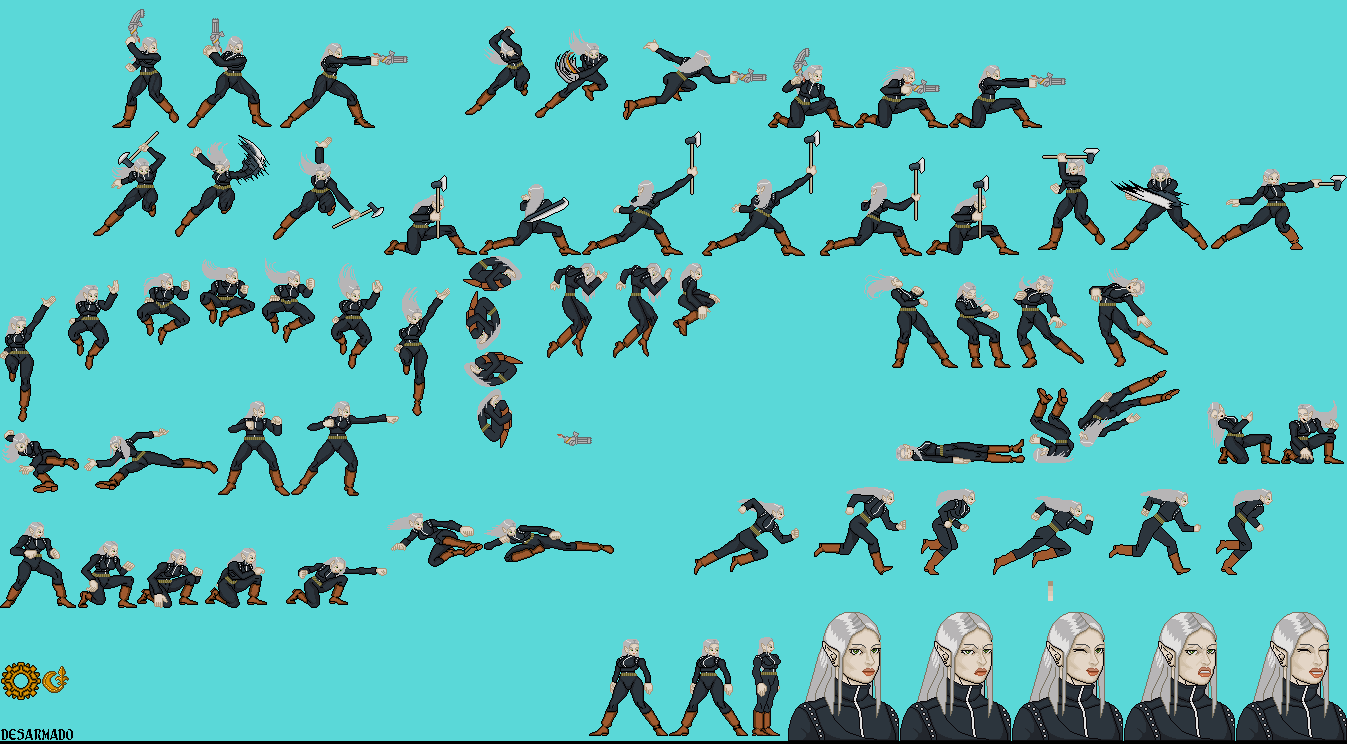
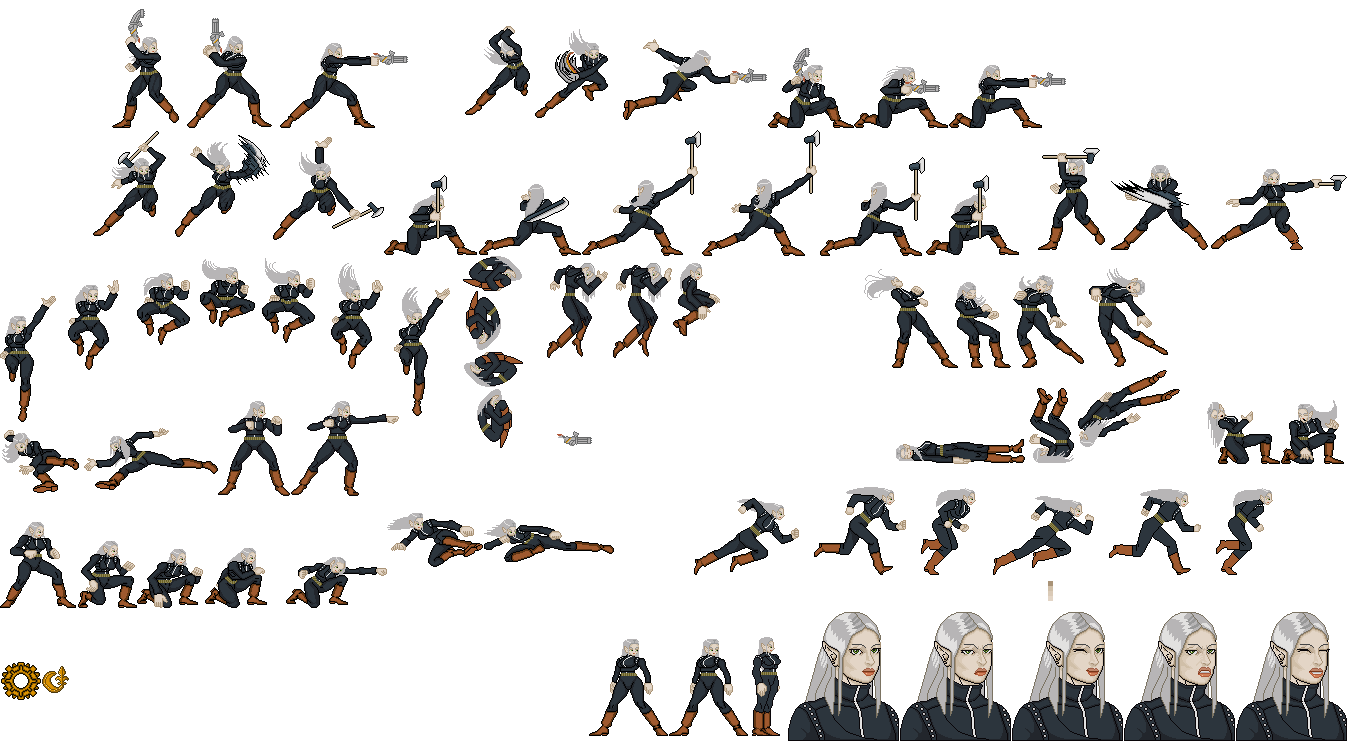
Comparing the layer stacks of the two 1347 x 744 images. Changes:
painted on "arma Mescladas" (1st of 15, in "Usando metralhadora") over [428, 0, 940, 128]
painted on "arma Mescladas" (2nd of 15, in "Usando metralhadora") over [748, 0, 1132, 192]
painted on "arma Mescladas" (3rd of 15, in "Usando metralhadora") over [44, 0, 428, 192]
painted on "arma Mescladas" (4th of 15, in "Usando machado") over [0, 128, 1347, 256]
painted on "arma Mescladas" (5th of 15, in "Usando machado") over [300, 128, 1068, 320]
painted on "arma Mescladas" (9th of 15, in "Desarmado") over [620, 384, 1347, 640]
painted on "arma Mescladas" (10th of 15, in "Desarmado") over [0, 448, 428, 640]
painted on "Pintar camada 1" (1st of 3, in "Desarmado") over [465, 576, 785, 744]
hid "Copiar de Pintar camada 3" (3rd of 3, in "Desarmado") over [0, 704, 1347, 744]
painted on "Dash" over [333, 410, 973, 602]
painted on "arma Mescladas" (13th of 15) over [0, 640, 1347, 744]
painted on "Pintar camada 1" (3rd of 3, in "Faces dos dialogos") over [704, 512, 832, 744]
painted on "Copiar de Mork face" (3rd of 4, in "Faces dos dialogos") over [0, 576, 1347, 744]
painted on "Copiar de Mork face" (4th of 4, in "Faces dos dialogos") over [172, 576, 1196, 744]
painted on "Mork face" over [428, 576, 1004, 744]
hid "Background", painted on it over [0, 0, 1347, 744]
